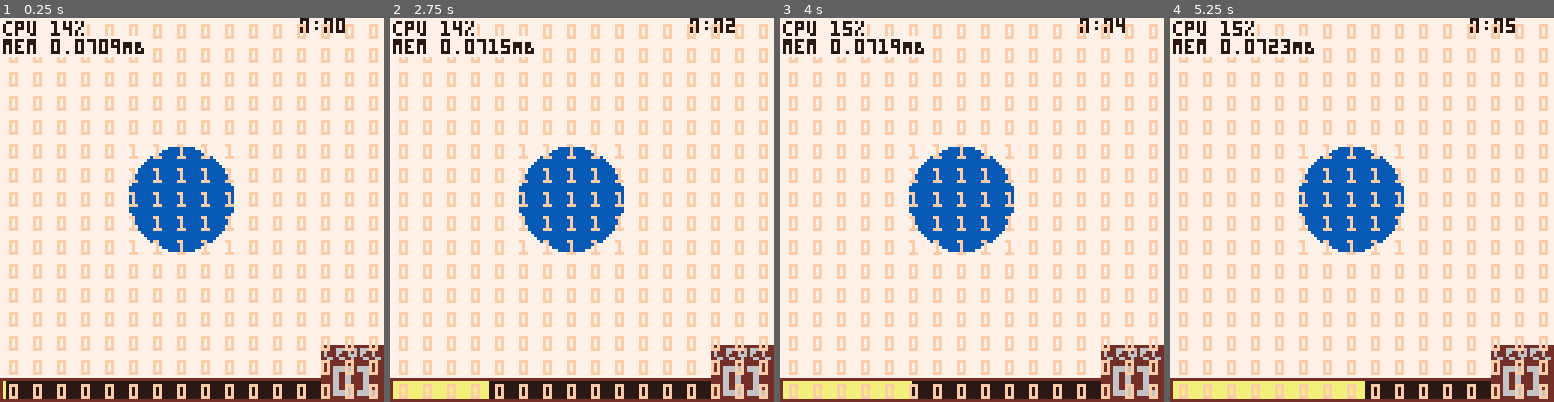
Above: before the commit, frames 1-4 (left to right).
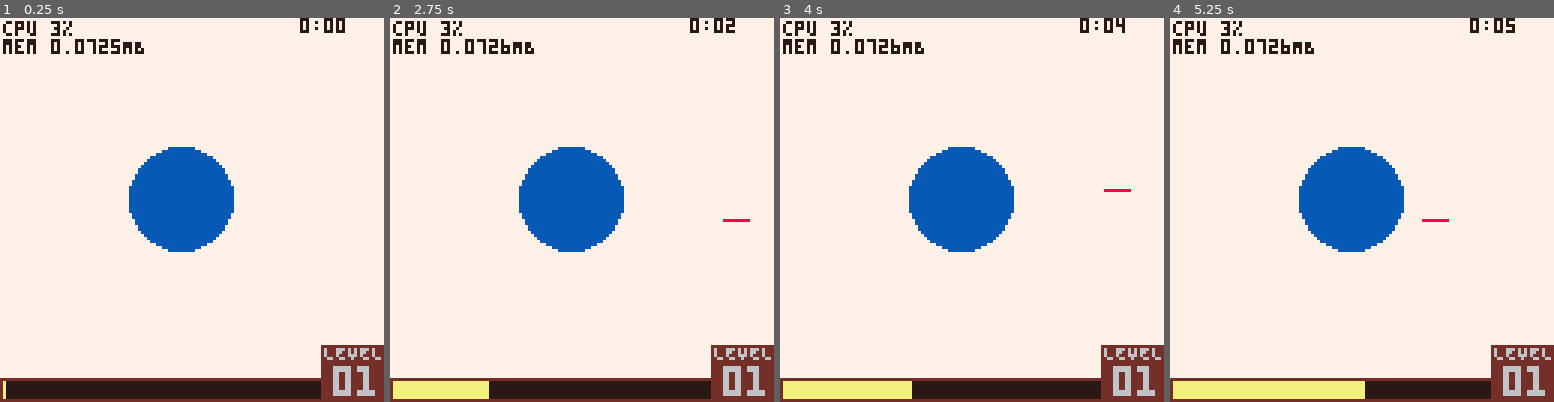
Above: after the commit, the same moments.

Repository: wsasaki01/bath-hack-2026
Game: PICO-8 cartridge fake.p8
Two runs of this game, one before a commit and one after it. Both use one fixed random seed, a clock stepped at 60 frames per second and the inputs below.
Inputs:
- Up to frame 1 (0.25 s): no input
- Up to frame 2 (2.75 s): tap X (X key) at 0.33, 1.07, 1.85 s; tap O (Z key) at 0.7, 1.7, 2.1, 2.5 s; hold Right 1.6-2.1 s; hold Up 2.15-2.42 s; hold Right from 2.47 s (still down)
- Up to frame 3 (4 s): tap O (Z key) at 2.9, 3.3, 3.7 s; tap X (X key) at 2.97 s; release Right at 3.03 s; hold Left 3.08-3.58 s; hold Down 3.63-3.97 s
- Up to frame 4 (5.25 s): hold Right 4.02-4.68 s; tap X (X key) at 4.08, 5.2 s; tap O (Z key) at 4.1, 4.5, 4.9 s; hold Up 4.73-5.03 s; hold Left from 5.08 s (still down)

The runs differ from the first frame. In frame 1, 18% of the frame differs, in the area x 2-99%, y 0-100%; in frame 2, 18%; in frame 3, 18%; in frame 4, 18%.

Commit message:
Implemented damage matrix

Diff:
--- a/draw.lua
+++ b/draw.lua
@@ -74,7 +74,7 @@
 
 		for i=1,16 do
 			for j=1,16 do
-				print(screen_damage_mtrx[i][j],i*8-5,j*8-6,4,2)
+				if (screen_damage_mtrx[i][j] != 0) print(screen_damage_mtrx[i][j],i*8-5,j*8-6,4,2)
 			end
 		end
 	end
--- a/enemies.lua
+++ b/enemies.lua
@@ -55,13 +55,21 @@
             -- if enemy at player position, health decreases
             -- replace w goated collisions later
             if x == px or y == py then global.plyr.h -= 10 end
+
+            -- Transform enemy coords to screen space
+            -- Then div by 8 to place into one of 256 "bins" in screen_damage_matrix
+            local xidx,yidx=flr((x-px+64)/8),flr((y-py+64)/8)
+            -- If the enemy is on screen...
+            if (1<=xidx and xidx<=16) and (1<=yidx and yidx<=16) then
+                -- Decrement their health by whatever is in that bin
+                health -= screen_damage_mtrx[xidx][yidx]
+            end
         end,
 
         -- TODO: different draw for different enemies
         draw = function(_ENV)
             spr(2, x-4, y-4)
-            --line(x-4,y+6,x+4,y+6,8)   -- Health bar
-            --line(x-4,y+6,x-4+health/20*8,y+6,9)
+            line(x-4,y+6,x+4,y+6,8) line(x-4,y+6,x-4+health/10*8,y+6,9) -- Health bar
         end
     })
 
--- a/init.lua
+++ b/init.lua
@@ -52,7 +52,7 @@
 
 	-- Setup enemies
 	enemies_setup()
-	enemy_limit = 15
+	enemy_limit = 1
 	enemy_respawn_gap = 20
 
 	-- Add a new item to roster
--- a/projectiles.lua
+++ b/projectiles.lua
@@ -85,8 +85,12 @@
 			update = function(_ENV)
 				x=plyr.x
 				y=plyr.y
-				for p in all(points) do
-					global.screen_damage_mtrx[p[1]][p[2]] += damage
+
+				-- Do damage only every 10 frames
+				if global.global_cnt % 10==0 then
+					for p in all(points) do
+						global.screen_damage_mtrx[p[1]][p[2]] += damage
+					end
 				end
 			end,
 
--- a/update.lua
+++ b/update.lua
@@ -78,13 +78,6 @@
 				end
 			end
 
-			-- Move all projectiles towards enemies
-			for e in all(enemies) do
-				e:check_death()
-				e:update()			-- Move enemy and destroy if dead
-				e:update_projs()	-- Move all projectiles honed on this enemy
-			end
-
 			-- Player movement
 			plyr:move()
 			plyr:score_update()
@@ -92,6 +85,13 @@
 			-- Screen item updates
 			for screen in all(screen_list) do
 				screen:update()
+			end
+
+			-- Move all projectiles towards enemies
+			for e in all(enemies) do
+				e:check_death()
+				e:update()			-- Move enemy and destroy if dead
+				e:update_projs()	-- Move all projectiles honed on this enemy
 			end
 		end
 	end
